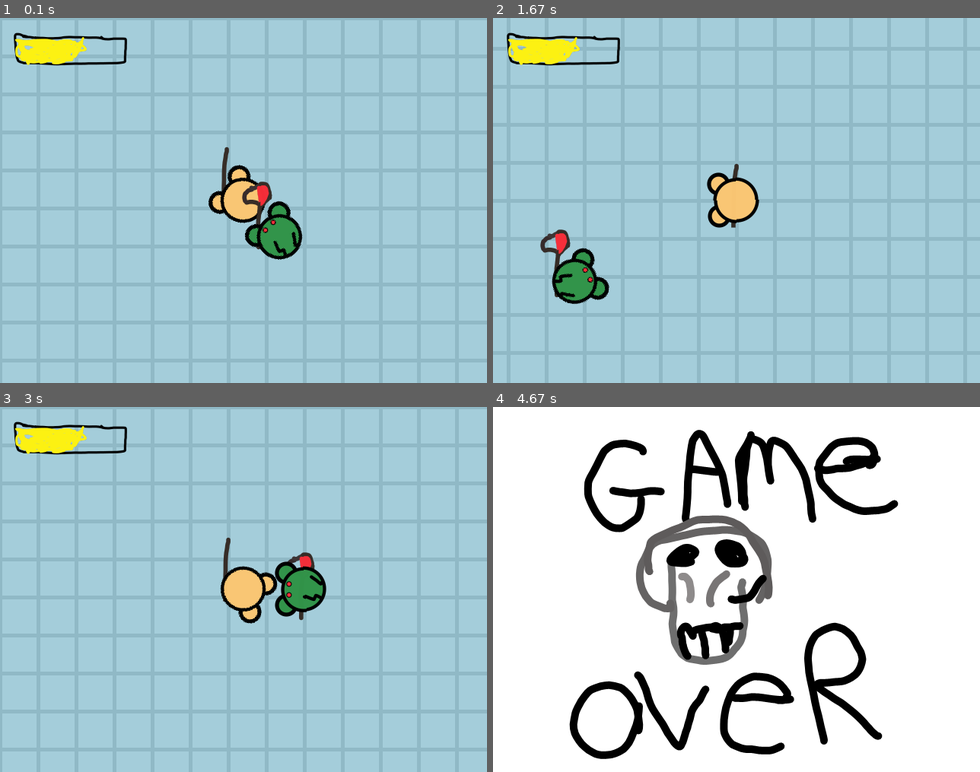
Above: before the commit, frames 1-4 (two rows, left to right).
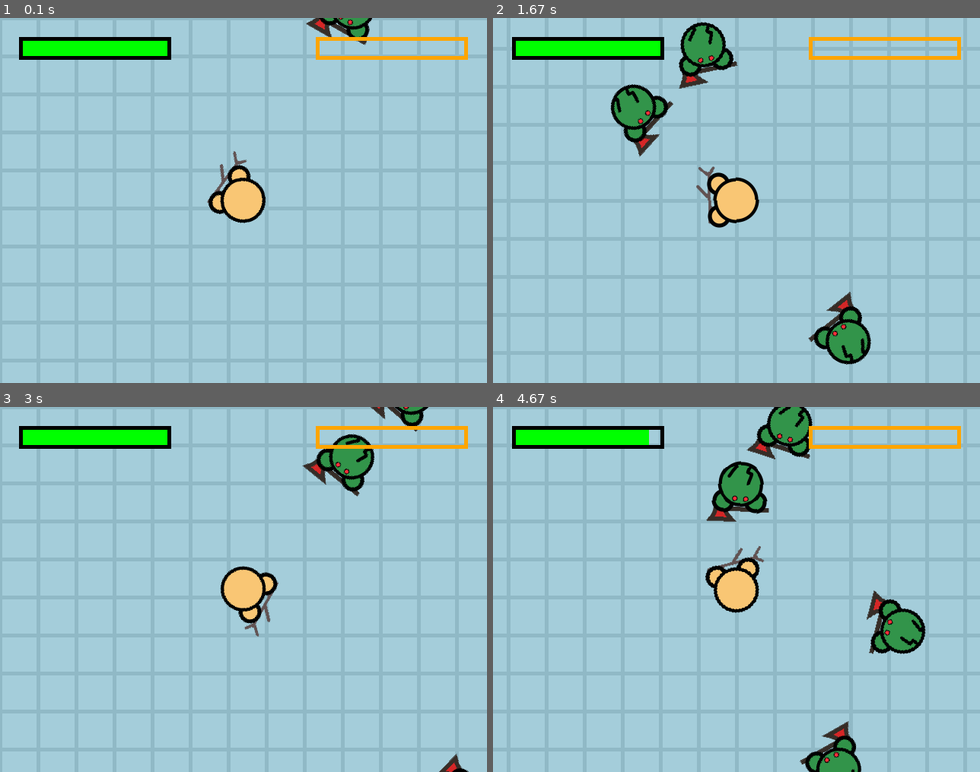
Above: after the commit, the same moments.

Repository: jt31415/game_design
Game: pygame game, started from main.py
The game is run twice, just before and just after one commit, with the same random seed, the same clock (stepped at 60 frames per second) and the same inputs.
Inputs (mouse positions are in pixels of both pictures, inside the frame that each line leads up to):
- Up to frame 1 (0.1 s): no input
- Up to frame 2 (1.67 s): hold D 0.33-0.8 s; move the mouse to (717, 215) at 0.37 s; hold W 0.83-1.13 s; move the mouse to (892, 189) at 0.87 s; hold D 1.17-1.63 s; move the mouse to (619, 204) at 1.2 s
- Up to frame 3 (3 s): hold A 1.67-2.2 s; move the mouse to (92, 534) at 1.7 s; hold S 2.23-2.53 s; move the mouse to (316, 461) at 2.27 s; hold A 2.57-2.97 s; move the mouse to (301, 622) at 2.6 s
- Up to frame 4 (4.67 s): hold W 3-3.37 s; move the mouse to (746, 465) at 3.03 s; hold D 3.4-4.03 s; move the mouse to (561, 578) at 3.43 s; hold S 4.07-4.43 s; move the mouse to (741, 629) at 4.1 s; hold A from 4.47 s (still down); move the mouse to (721, 527) at 4.5 s

The runs differ from the first frame. In frame 1, 5.2% of the frame differs, in the area x 2-97%, y 0-67%; in frame 2, 8.8%; in frame 3, 6.3%; in frame 4, 100%, in the area x 0-100%, y 0-100%.

Commit message:
New HUD, added creature spawning, and better weapon designs.

Diff:
--- a/common.py
+++ b/common.py
@@ -26,24 +26,26 @@
 DRAW_SIZE = 120
 
 # HUD drawing
-HEALTH_BAR_WIDTH = 200
+BAR_WIDTH = 200
+BAR_HEIGHT = 30
 
 # in game player
 SPEED=0.3
+SPAWN_RADIUS=500
 
 # game over
 GAME_OVER_IMG = pygame.image.load("./hud/game_over.svg")
 
 weapons = {
     'stick': ['stick', 5, 1, 400, './weapons/stick.svg'],
-    'axe': ['axe', 15, 2, 1000, './weapons/axe.svg'],
+    'axe': ['axe', 5, 2, 1000, './weapons/axe.svg'],
     'null': ['null', 0, 0, 0]
 }
 
 creature_types = {
-    'zombie': ['Zombie', weapons['axe'], 25, 10, './mobs/zombie.svg'],
-    'ice_zombie': ['Ice Zombie', weapons['axe'], 30, 15, './mobs/ice_zombie.svg'],
-    'fire_zombie': ['Fire Zombie', weapons['axe'], 40, 20, './mobs/fire_zombie.svg']
+    'zombie': ['Zombie', weapons['axe'], 25, 5, 10, './mobs/zombie.svg'],
+    'ice_zombie': ['Ice Zombie', weapons['axe'], 30, 10, 10, './mobs/ice_zombie.svg'],
+    'fire_zombie': ['Fire Zombie', weapons['axe'], 40, 20, 10, './mobs/fire_zombie.svg']
 }
 
 game_humans = []
--- a/creatures.py
+++ b/creatures.py
@@ -1,28 +1,30 @@
 import pygametools as pt
 from pygametools import V, get_rel
-import pygame, math
+import pygame, math, random
 
 import common
 from common import *
 
 class Weapon:
     def __init__(self, name, damage, range, cooldown, img=None):
-        self.name=name
-        self.damage=damage
-        self.range=range
-        self.cooldown=cooldown
-        self.image=pygame.image.load(img) if img else pygame.Surface((0,0))
-        self.scaled=pygame.transform.smoothscale(self.image, (DRAW_SIZE, DRAW_SIZE))
+        self.name = name
+        self.damage = damage
+        self.range = range
+        self.cooldown = cooldown
+        self.image = pygame.image.load(img) if img else pygame.Surface((0,0))
+        self.scaled = pygame.transform.smoothscale(self.image, (DRAW_SIZE, DRAW_SIZE))
+        self.final_img = self.scaled
 
 class Creature:
-    def __init__(self, name, weapon, max_health, max_strength, img, pos=V(0,0)):
+    def __init__(self, name, weapon, max_health, max_strength, xp_on_death, img, pos=V(0,0)):
         self.name = name
         self.weapon = weapon
         self.max_health = max_health
         self.max_strength = max_strength
         self.health = max_health
         self.strength = max_strength
-        self.attack_cooldown = 0
+        self.attack_cooldown = self.weapon.cooldown
+        self.xp_on_death = xp_on_death
 
         self.image = pygame.image.load(img)
         self.scaled = pygame.transform.smoothscale(self.image, (DRAW_SIZE, DRAW_SIZE))
@@ -47,6 +49,7 @@
     def die(self):
         print("{} is dead".format(self.name))
         game_creatures.remove(self)
+        player.experience += self.xp_on_death
         del self
 
     def draw(self,surf):
@@ -55,15 +58,16 @@
         point=V(self.rel.x-half.x, self.rel.y-half.y)
 
         if pygame.Rect(point.x, point.y, final.get_width(), final.get_height()).colliderect(surf.get_rect()): # if on screen
-            surf.blit(self.weapon.scaled, point.aslist)
+            surf.blit(self.weapon.final_img, point.aslist)
             surf.blit(final,point.aslist)
 
     def look_at_point(self,point):
         dir=pt.delta(self.rel,point)
         angle=pt.delta_to_degrees(dir) + 90
-        if self.rot!=angle:
-            self.rot=angle
-            self.final_img=pygame.transform.rotate(self.scaled,self.rot) # resized and rotated image
+        if self.rot!= angle:
+            self.rot = angle
+            self.final_img = pygame.transform.rotate(self.scaled, self.rot) # resized and rotated image
+            self.weapon.final_img = pygame.transform.rotate(self.weapon.scaled, self.rot+90)
 
     def move(self,dx,dy,speed):
         move_vec=V(dx,dy).normalized(speed)
@@ -83,7 +87,8 @@
         self.max_health = 100
         self.strength = 10
         self.max_strength = 10
-        self.attack_cooldown = 0
+        self.attack_cooldown = self.weapon.cooldown
+        self.experience = 0
 
         self.image = pygame.image.load("./mobs/human.svg")
         self.scaled = pygame.transform.smoothscale(self.image, (DRAW_SIZE, DRAW_SIZE))
@@ -98,7 +103,21 @@
         common.game_state = 'game over'
         del self
 
+def spawn_creature(template, pos):
+    game_creatures.append(Creature(template[0], Weapon(*template[1]), *template[2:6], pos))
+
+def spawn_creatures(template, n):
+    center = player.pos
+    for i in range(n):
+        p = V(random.randint(center.x - SPAWN_RADIUS, center.x + SPAWN_RADIUS),
+             random.randint(center.y - SPAWN_RADIUS, center.y + SPAWN_RADIUS))
+        in_screen = w_rect.collidepoint(p.aslist)
+        while pt.dist(p, center) > SPAWN_RADIUS and in_screen:
+            p = V(random.randint(center.x - SPAWN_RADIUS, center.x + SPAWN_RADIUS),
+             random.randint(center.y - SPAWN_RADIUS, center.y + SPAWN_RADIUS))
+
+        spawn_creature(template, p)
+
 player = Human('Player', Weapon(*weapons['stick']))
 
-template=creature_types['zombie']
-game_creatures.append(Creature(template[0], Weapon(*template[1]), template[2], template[3], template[4], V(50,50)))
+spawn_creatures(creature_types['zombie'], 5)
--- a/main.py
+++ b/main.py
@@ -19,17 +19,26 @@
 health_bars = [pygame.image.load(img) for img in ['./hud/health_high.svg', './hud/health_medium.svg', './hud/health_low.svg']]
 for i in range(len(health_bars)):
     ratio = health_bars[i].get_height() / health_bars[i].get_width()
-    health_bars[i] = pygame.transform.smoothscale(health_bars[i], (HEALTH_BAR_WIDTH, HEALTH_BAR_WIDTH * ratio))
+    health_bars[i] = pygame.transform.smoothscale(health_bars[i], (BAR_WIDTH, BAR_WIDTH * ratio))
+
+xp_bars = [pygame.image.load(img) for img in ['./hud/experience_high.svg', './hud/experience_medium.svg', './hud/experience_low.svg']]
+for i in range(len(xp_bars)):
+    ratio = xp_bars[i].get_height() / xp_bars[i].get_width()
+    xp_bars[i] = pygame.transform.smoothscale(xp_bars[i], (BAR_WIDTH, BAR_WIDTH * ratio))
+
 def draw_hud():
-    player_health = player.health
-    if player_health >= 90:
-        health_img = health_bars[0]
-    elif player_health >= 30:
-        health_img = health_bars[1]
-    else:
-        health_img = health_bars[2]
+    health_outline_rect = pygame.Rect(25, 25, BAR_WIDTH, BAR_HEIGHT)
+    health_rect = pygame.Rect(25, 25, BAR_WIDTH * (player.health/player.max_health), BAR_HEIGHT)
+    health_color = (0, 255, 0) if player.health >= 40 else (255, 0, 0)
+    pygame.draw.rect(w, health_color, health_rect)
+    pygame.draw.rect(w, (0, 0, 0), health_outline_rect, width=5)
 
-    w.blit(health_img, (0, -health_img.get_height()*0.2))
+    xp_outline_rect = health_outline_rect.copy()
+    xp_outline_rect.x = w.get_width()-BAR_WIDTH-25
+    xp_rect = xp_outline_rect.copy()
+    xp_rect.width = (player.experience / 100) * 100
+    pygame.draw.rect(w, (255, 255, 0), xp_rect)
+    pygame.draw.rect(w, (255, 165, 0), xp_outline_rect, width=5)
 
 def draw_screen():
     game_state = common.game_state
Not shown, added: extra/grave_stone.svg
Not shown, changed: weapons/axe.svg
Not shown, added: weapons/axe_old.svg
Not shown, added: weapons/crossbow.svg
Not shown, changed: weapons/stick.svg
Not shown, added: weapons/stick_old.svg
